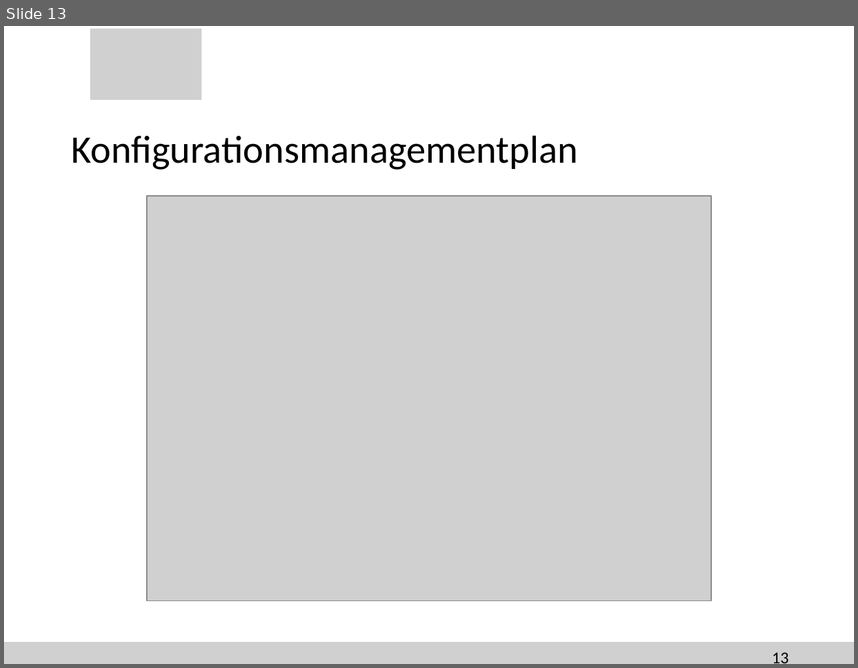
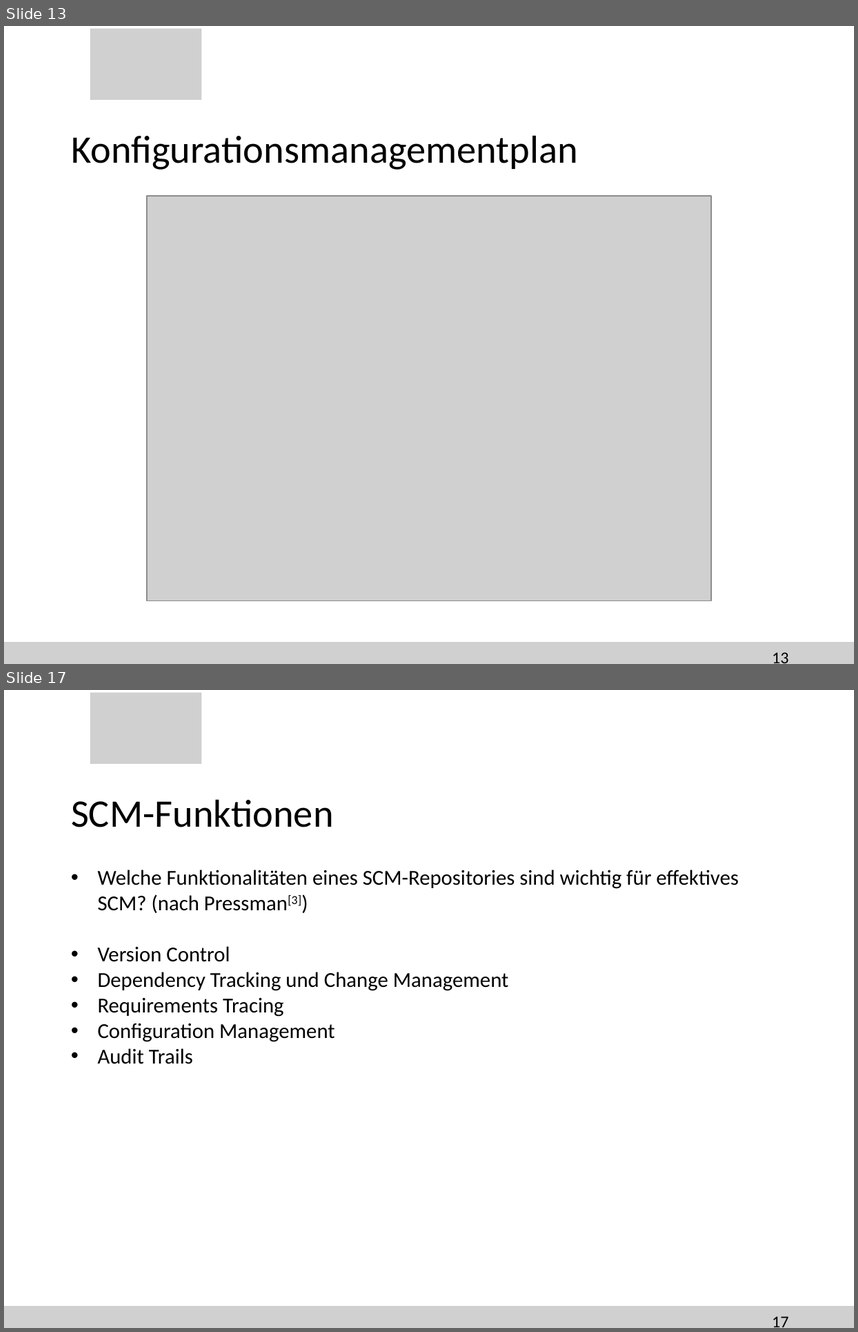
Before and after one commit to SteiMi/swm-seminar, a slide deck: Präsentation/seminar.pptx. Shown one above the other, each under a label of ours: slide 13 before the commit, slides 13 and 17 after it; the slides between them are not shown. The pictures are 858x668 and 858x1332 pixels, drawn with LibreOffice and Linux fonts; fonts in the diff are those of the drawing; grey boxes stand for pictures; background and template pictures are left out. Boxes give left, top, right and bottom in pixels: in the first picture for what was removed or moved away, otherwise in the second. Text is boxed around its words. In the diff, an @@ line names an element or a change of style, - is before the commit and + after.

```diff
--- a/Präsentation/seminar.pptx
+++ b/Präsentation/seminar.pptx
@@ slide 17 added at box(4, 690, 854, 1328), background #FFFFFF; not listed: 2 template elements that a slide beside it also shows @@
@@ title added at box(71, 799, 334, 827), 33 pt, text #000000 @@
+SCM-Funktionen
@@ text added at box(98, 869, 739, 1064), 18 pt, text #000000 @@
+  • Welche Funktionalitäten eines SCM-Repositories sind wichtig für effektives SCM? (nach Pressman[3])
+  • Version Control
+  • Dependency Tracking und Change Management
+  • Requirements Tracing
+  • Configuration Management
+  • Audit Trails
@@ page number added at box(772, 1316, 789, 1327), 14 pt, text #000000 @@
+17
```
Also in this commit, not shown: 2 slides changed, 5 other slides added, 1 other file.
